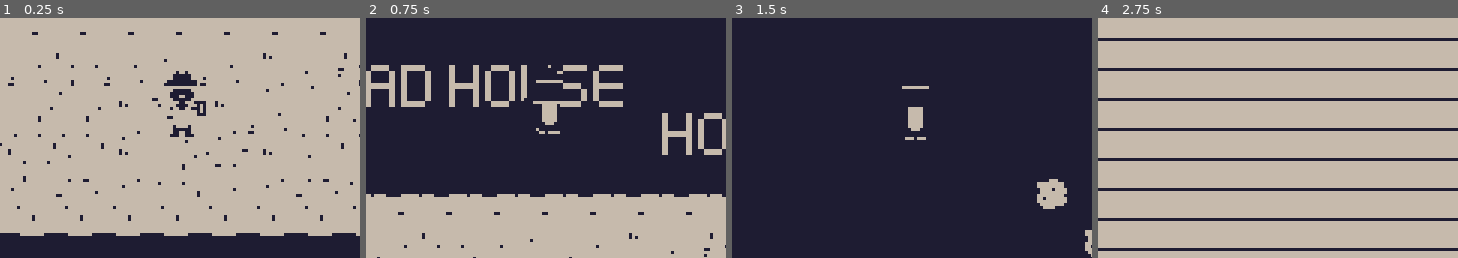
Above: before the commit, frames 1-4 (left to right).
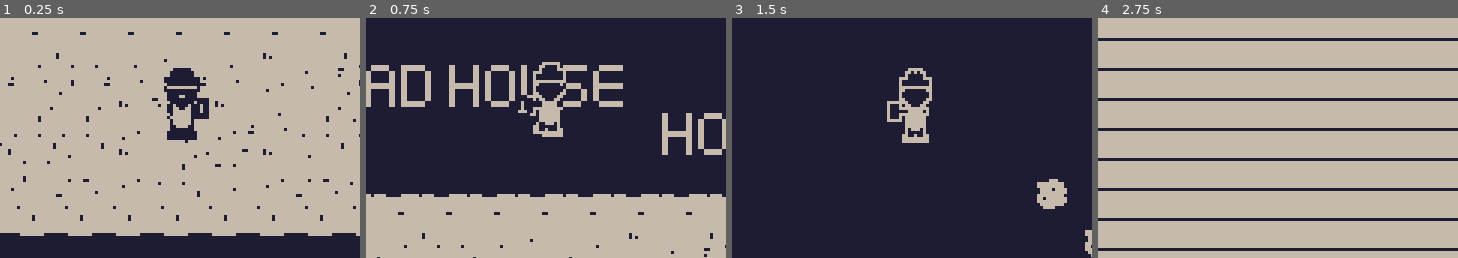
Above: after the commit, the same moments.

Repository: chickengamer555/7-days-of-rain-B1T-jam
Game: Godot game, scene res://Main/main.tscn
Same seed, same stepped clock (60 frames per second), same inputs: the game is played once before the commit and once after it. This scene is started directly instead of the project's main scene. The engine's default icon, where the game draws it, is replaced by a stand-in: a white triangle on a blue panel in a dark square.
Inputs (mouse positions are % of the whole screen's width and height, from its top left):
- Up to frame 1 (0.25 s): no input
- Up to frame 2 (0.75 s): tap Enter at 0.5 s; move the mouse to (45, 70) at 0.52 s; hold W (up) from 0.53 s (still down); hold F (Fast_foward) from 0.53 s (still down); click (45, 70) at 0.67 s
- Up to frame 3 (1.5 s): release W (up) at 1.25 s; release F (Fast_foward) at 1.25 s; drag from (80, 65) to (50, 50) at 1.27 s
- Up to frame 4 (2.75 s): tap Space at 2 s; move the mouse to (20, 35) at 2.02 s; hold A (left) from 2.03 s (still down); hold Q (Ledger) from 2.03 s (still down)
The pictures show only the part of the screen within x 25-75%, y 33-83%; the shares and areas given below are measured in that part.

The runs differ from the first frame. In frame 1, 1.1% of the frame differs, in the area x 45-59%, y 20-51%; in frame 2, 1.0%; in frame 3, 1.1%; in frame 4, nothing differs.

Commit message:
added outline fix

Diff:
--- a/Player/player.tscn
+++ b/Player/player.tscn
@@ -1,10 +1,18 @@
-[gd_scene load_steps=6 format=3 uid="uid://di4xy37qbc6wq"]
+[gd_scene load_steps=8 format=3 uid="uid://di4xy37qbc6wq"]
 
 [ext_resource type="Script" uid="uid://60p1npopeo5x" path="res://Player/Player.gd" id="1_4ntmi"]
-[ext_resource type="Texture2D" uid="uid://g7p30mss0gl7" path="res://Player/player_down.png" id="2_down"]
+[ext_resource type="Shader" uid="uid://clu6l7yo7e361" path="res://Shaders/contrast_outline.gdshader" id="2_shader"]
+[ext_resource type="Texture2D" uid="uid://g7p30mss0gl7" path="res://Player/player_down.png" id="3_down"]
 
 [sub_resource type="RectangleShape2D" id="RectangleShape2D_7xx7b"]
 size = Vector2(10, 10)
+
+[sub_resource type="ShaderMaterial" id="ShaderMaterial_outline"]
+shader = ExtResource("2_shader")
+shader_parameter/paper_color = Color(0.776471, 0.729412, 0.67451, 1)
+shader_parameter/ink_color = Color(0.117647, 0.109804, 0.196078, 1)
+shader_parameter/outline_width = 1.0
+shader_parameter/outline_enabled = true
 
 [sub_resource type="CircleShape2D" id="CircleShape2D_7xx7b"]
 
@@ -17,8 +25,13 @@
 position = Vector2(0, 10)
 shape = SubResource("RectangleShape2D_7xx7b")
 
+[node name="BackBufferCopy" type="BackBufferCopy" parent="." unique_id=591823901]
+copy_mode = 2
+rect = Rect2(-16, -24, 32, 48)
+
 [node name="Sprite2D" type="Sprite2D" parent="." unique_id=604862849]
-texture = ExtResource("2_down")
+material = SubResource("ShaderMaterial_outline")
+texture = ExtResource("3_down")
 
 [node name="Camera2D" type="Camera2D" parent="." unique_id=1616005194]
 
--- /dev/null
+++ b/Shaders/contrast_outline.gdshader
@@ -0,0 +1,50 @@
+shader_type canvas_item;
+render_mode unshaded;
+
+uniform sampler2D screen_texture : hint_screen_texture, repeat_disable, filter_nearest;
+
+uniform vec4 paper_color : source_color = vec4(0.776471, 0.729412, 0.67451, 1.0); // #c6baac
+uniform vec4 ink_color : source_color = vec4(0.117647, 0.109804, 0.196078, 1.0);   // #1e1c32
+uniform float outline_width : hint_range(0.0, 3.0, 1.0) = 1.0;
+uniform bool outline_enabled = true;
+
+void fragment() {
+	vec4 col = texture(TEXTURE, UV);
+
+	if (col.a > 0.0) {
+		// Native player sprite pixel
+		COLOR = col;
+	} else if (outline_enabled && outline_width > 0.0) {
+		// Check neighborhood for sprite silhouette boundary
+		vec2 ps = TEXTURE_PIXEL_SIZE * outline_width;
+
+		float max_a = 0.0;
+		// 4 cardinal directions
+		max_a = max(max_a, texture(TEXTURE, UV + vec2(ps.x, 0.0)).a);
+		max_a = max(max_a, texture(TEXTURE, UV - vec2(ps.x, 0.0)).a);
+		max_a = max(max_a, texture(TEXTURE, UV + vec2(0.0, ps.y)).a);
+		max_a = max(max_a, texture(TEXTURE, UV - vec2(0.0, ps.y)).a);
+
+		// 4 diagonal directions for 8-way continuous contour
+		max_a = max(max_a, texture(TEXTURE, UV + vec2(ps.x, ps.y)).a);
+		max_a = max(max_a, texture(TEXTURE, UV + vec2(-ps.x, ps.y)).a);
+		max_a = max(max_a, texture(TEXTURE, UV + vec2(ps.x, -ps.y)).a);
+		max_a = max(max_a, texture(TEXTURE, UV - vec2(ps.x, ps.y)).a);
+
+		if (max_a > 0.0) {
+			// This is an outline pixel bordering the player
+			// Sample the screen background directly behind this pixel:
+			vec4 bg = texture(screen_texture, SCREEN_UV);
+			float lum = dot(bg.rgb, vec3(0.299, 0.587, 0.114));
+
+			// Dynamic Contrast Inversion (Strict 2-Color Palette):
+			// Light background -> Ink outline
+			// Dark background -> Paper outline
+			COLOR = (lum > 0.5) ? ink_color : paper_color;
+		} else {
+			COLOR = vec4(0.0);
+		}
+	} else {
+		COLOR = vec4(0.0);
+	}
+}
Not shown, added: NPC/New Piskel-1.png.png.import
Not shown, added: NPC/New Piskel-10.png.png.import
Not shown, added: NPC/New Piskel-11.png.png.import
Not shown, added: NPC/New Piskel-12.png.png.import
Not shown, added: NPC/New Piskel-13.png.png.import
Not shown, added: NPC/New Piskel-14.png.png.import
Not shown, added: NPC/New Piskel-15.png.png.import
Not shown, added: NPC/New Piskel-16.png.png.import
Not shown, added: NPC/New Piskel-17.png.png.import
Not shown, added: NPC/New Piskel-18.png.png.import
Not shown, added: NPC/New Piskel-19.png.png.import
Not shown, added: NPC/New Piskel-2.png.png.import
(and 22 more such lines)
